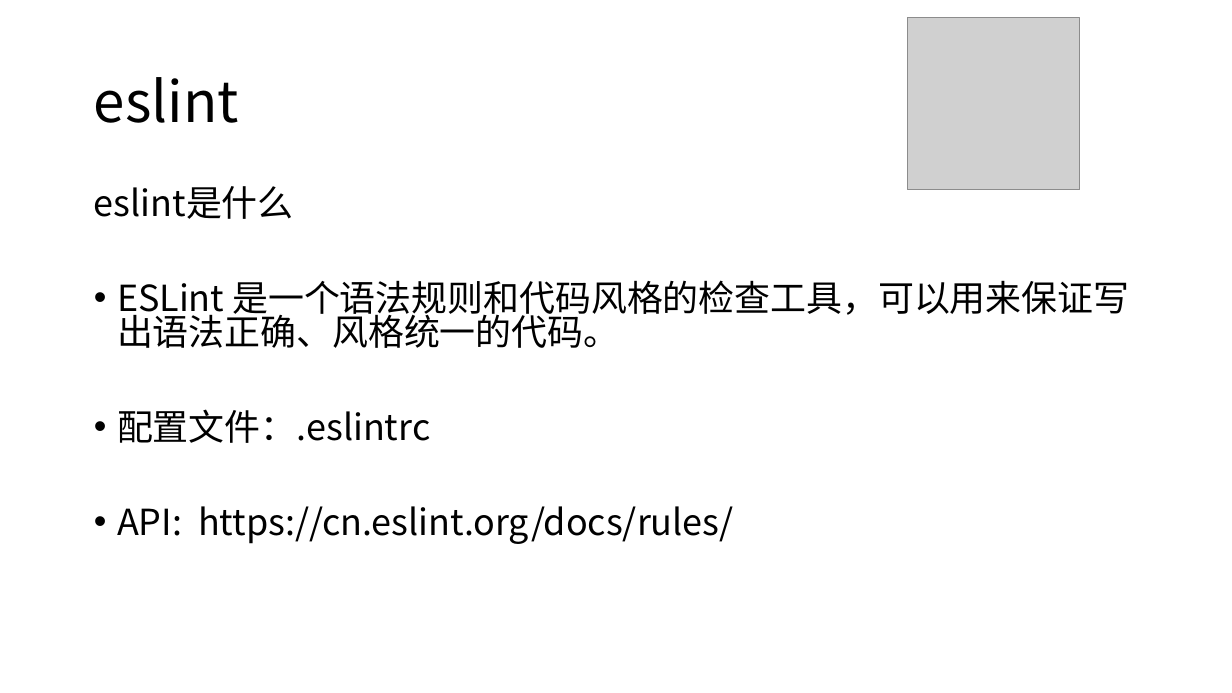
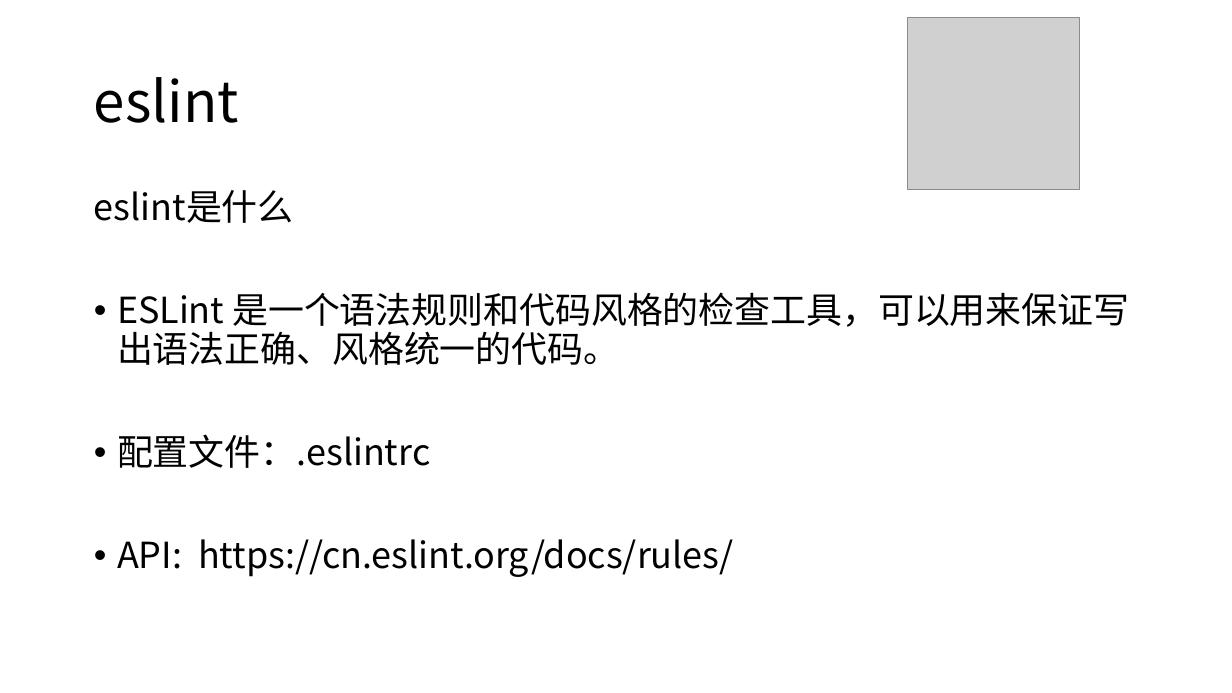
Before and after one commit to Quixote719/Knowledge, a slide deck: slide 11 of 前端工程化的几个常用工具.pptx. Drawn at 1232x693 pixels with LibreOffice and Linux fonts; fonts in the diff are those of the drawing; grey boxes stand for pictures. Boxes give left, top, right and bottom in pixels: in the first picture for what was removed or moved away, otherwise in the second. Text is boxed around its words. In the diff, an @@ line names an element or a change of style, - is before the commit and + after.

```diff
--- a/前端工程化的几个常用工具.pptx
+++ b/前端工程化的几个常用工具.pptx
@@ text "eslint是什么" at bbox=[94, 190, 1129, 577]: line spacing 0.8 to 0.9 @@
```
Also in this commit, not shown: 3 other slides changed.
